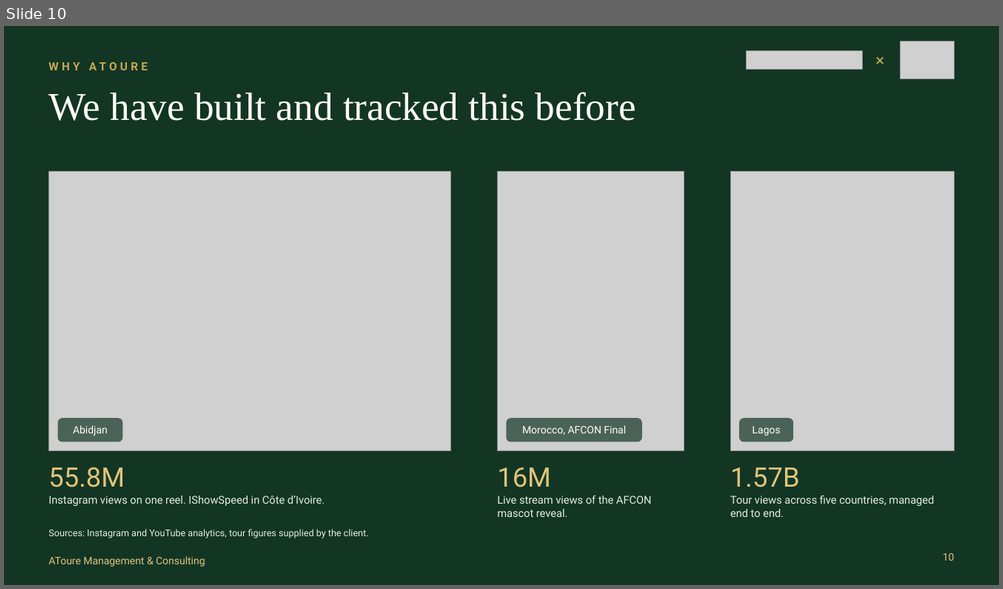
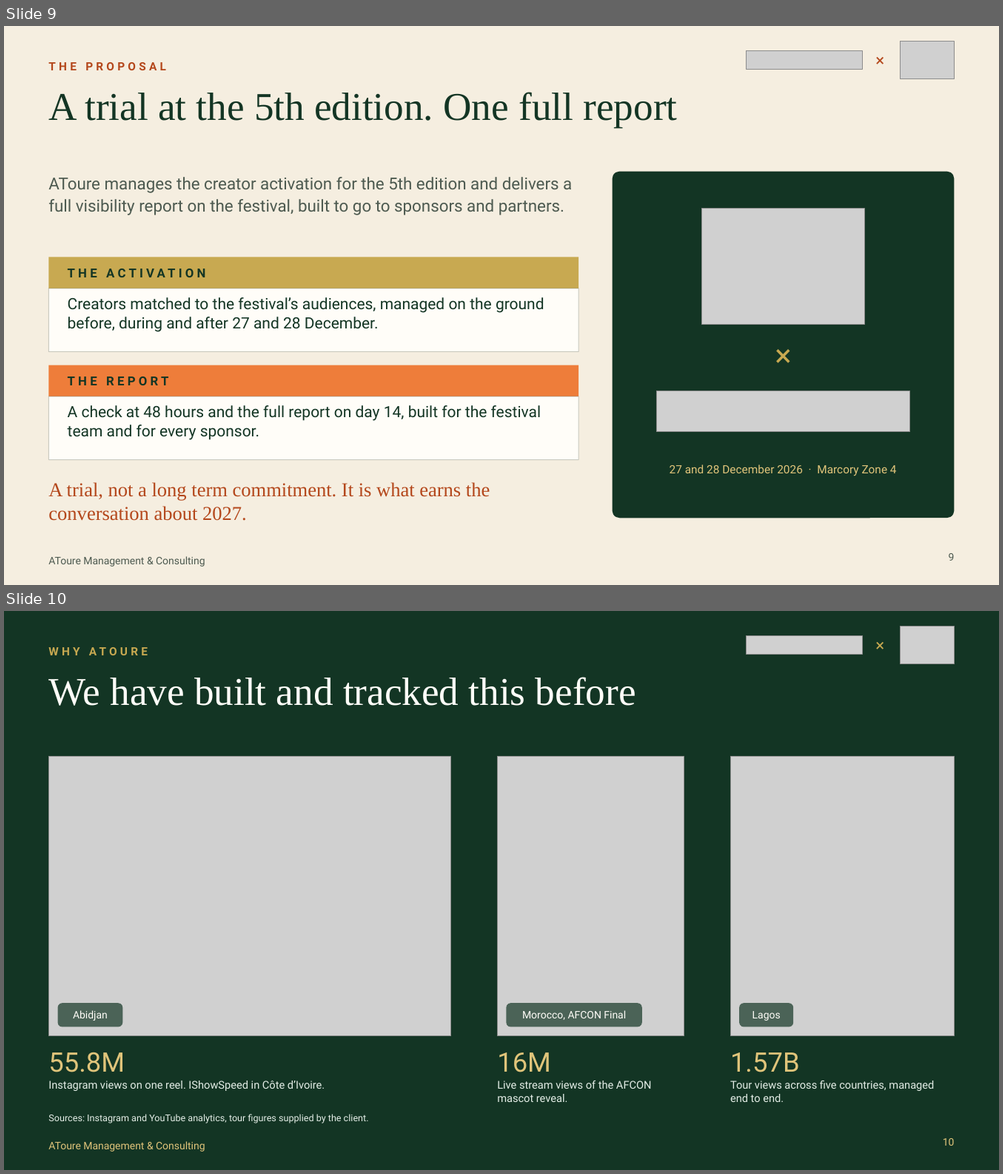
Before and after one commit to atoureconsulting/Mother-Africa, a slide deck: proposition-deck/AToure Mother Africa Festival Proposal.pptx. Shown one above the other, each under a label of ours: slide 10 before the commit, slides 9 and 10 after it. The pictures are 1003x589 and 1003x1174 pixels, drawn with LibreOffice and Linux fonts; fonts in the diff are those of the drawing; grey boxes stand for pictures; background and template pictures are left out. Boxes give left, top, right and bottom in pixels: in the first picture for what was removed or moved away, otherwise in the second. Text is boxed around its words. In the diff, an @@ line names an element or a change of style, - is before the commit and + after.

```diff
--- a/proposition-deck/AToure Mother Africa Festival Proposal.pptx
+++ b/proposition-deck/AToure Mother Africa Festival Proposal.pptx
@@ slide 9 added at bbox=[4, 26, 999, 585], background #F5EEE0 @@
@@ text added at bbox=[867, 46, 893, 73], 16 pt, text #B4471B @@
+×
@@ picture added at bbox=[900, 41, 954, 79] @@
@@ text added at bbox=[48, 62, 166, 70], 11 pt, text #B4471B, bold @@
+THE PROPOSAL
@@ picture added at bbox=[746, 50, 862, 69] @@
@@ title added at bbox=[48, 92, 677, 128], 38 pt, text #133524 @@
+A trial at the 5th edition. One full report
@@ text added at bbox=[48, 177, 572, 215], 16 pt, text #4D5A50 @@
+AToure manages the creator activation for the 5th edition and delivers a full visibility report on the festival, built to go to sponsors and partners.
@@ rounded rectangle added at bbox=[612, 172, 954, 518], fill #133524 @@
@@ picture added at bbox=[702, 209, 865, 324] @@
@@ rectangle added at bbox=[48, 258, 578, 289], fill #C8A951 @@
@@ text added at bbox=[68, 258, 560, 289], 12 pt, text #133524, bold @@
+THE ACTIVATION
@@ rectangle added at bbox=[48, 289, 578, 352], fill #FFFDF8, outline #4D5A50 0.75 pt @@
@@ text added at bbox=[68, 298, 544, 332], 15 pt, text #133524 @@
+Creators matched to the festival’s audiences, managed on the ground before, during and after 27 and 28 December.
@@ text added at bbox=[612, 332, 954, 377], 30 pt, text #C8A951 @@
+×
@@ rectangle added at bbox=[48, 366, 578, 397], fill #EE7D3A @@
@@ text added at bbox=[68, 377, 168, 386], 12 pt, text #133524, bold @@
+THE REPORT
@@ rectangle added at bbox=[48, 397, 578, 460], fill #FFFDF8, outline #4D5A50 0.75 pt @@
@@ picture added at bbox=[656, 392, 910, 432] @@
@@ text added at bbox=[68, 406, 540, 440], 15 pt, text #133524 @@
+A check at 48 hours and the full report on day 14, built for the festival team and for every sponsor.
@@ text added at bbox=[669, 465, 896, 477], 11 pt, text #E0C47A @@
+27 and 28 December 2026 · Marcory Zone 4
@@ text added at bbox=[48, 483, 489, 521], 19 pt, text #B4471B @@
+A trial, not a long term commitment. It is what earns the conversation about 2027.
@@ text added at bbox=[48, 557, 205, 567], 10 pt, text #4D5A50 @@
+AToure Management & Consulting
@@ page number added at bbox=[948, 554, 954, 561], 10 pt, text #4D5A50 @@
+9
```
Also in this commit, not shown: 5 slides changed, 1 slide removed, 10 other files.
